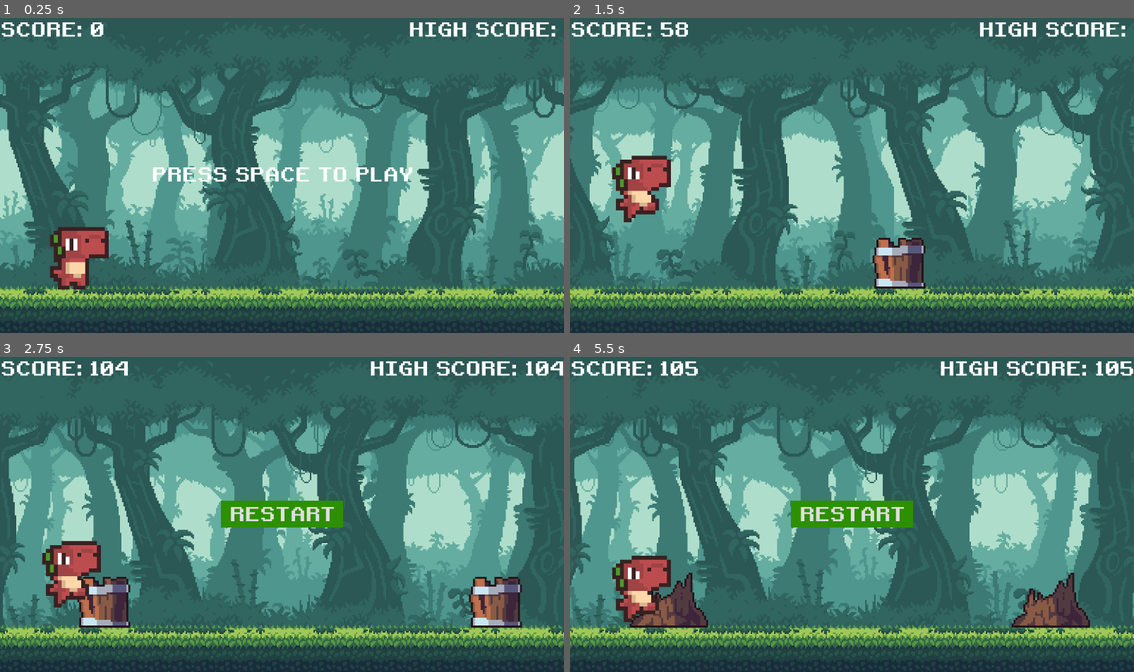
Above: before the commit, frames 1-4 (two rows, left to right).
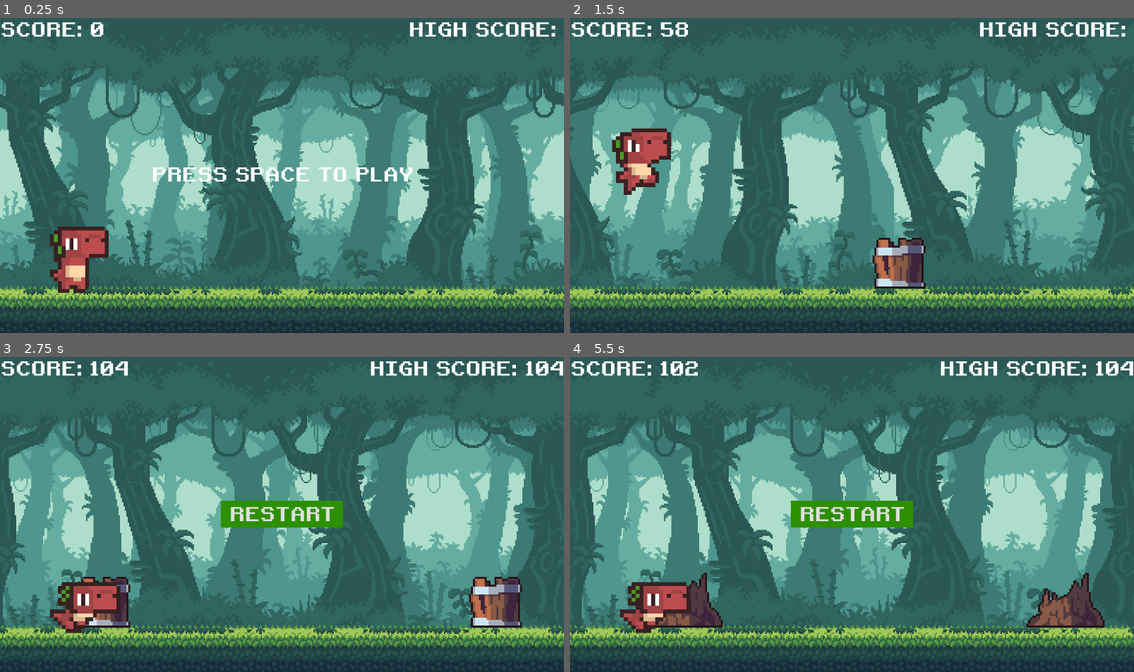
Above: after the commit, the same moments.

Repository: teachermanjeff/redplatformer2025
Game: Godot game, scene res://scenes/main.tscn
Two runs of this game, one before a commit and one after it. Both use one fixed random seed, a clock stepped at 60 frames per second and the inputs below.
Inputs:
- Up to frame 1 (0.25 s): no input
- Up to frame 2 (1.5 s): tap Space (jump, bound only after the commit) at 0.5, 0.77, 0.8, 1.07, 1.35 s; hold Enter (ui_accept) 0.53-1.28 s
- Up to frame 3 (2.75 s): tap Space (jump, bound only after the commit) at 1.52, 1.82, 2.3 s; tap Enter (ui_accept) at 1.55 s; hold Down (ui_down) from 2.03 s (still down); hold Enter (ui_accept) from 2.03 s (still down)
- Up to frame 4 (5.5 s): release Down (ui_down) at 2.75 s; release Enter (ui_accept) at 2.75 s; click "RESTART" at 2.75 s; tap Space (jump, bound only after the commit) at 3.5, 3.77, 4.07, 5.27 s; tap Enter (ui_accept) at 3.6, 5.1 s; hold Space (jump, bound only after the commit) 4.28-5.03 s; hold Down (ui_down) from 5.03 s (still down)

The runs differ from the first frame. In frame 1, 0.4% of the frame differs, in the area x 8-20%, y 66-88%; in frame 2, 2.3%; in frame 3, 2.6%; in frame 4, 27%, in the area x 0-100%, y 1-93%.

Commit message:
read one from before

Diff:
--- a/project.godot
+++ b/project.godot
@@ -12,5 +12,17 @@
 
 config/name="dino_run_tut"
 run/main_scene="res://scenes/main.tscn"
-config/features=PackedStringArray("4.1", "Forward Plus")
+config/features=PackedStringArray("4.4", "Forward Plus")
 config/icon="res://icon.svg"
+
+[input]
+
+jump={
+"deadzone": 0.2,
+"events": [Object(InputEventKey,"resource_local_to_scene":false,"resource_name":"","device":0,"window_id":0,"alt_pressed":false,"shift_pressed":false,"ctrl_pressed":false,"meta_pressed":false,"pressed":false,"keycode":0,"physical_keycode":32,"key_label":0,"unicode":0,"location":0,"echo":false,"script":null)
+]
+}
+
+[input_devices]
+
+pointing/emulate_touch_from_mouse=true
--- a/scenes/barrel.tscn
+++ b/scenes/barrel.tscn
@@ -1,9 +1,9 @@
 [gd_scene load_steps=3 format=3 uid="uid://c65cw8m63e11s"]
 
-[ext_resource type="Texture2D" uid="uid://c2na8iq62xim6" path="res://assets/img/obstacles/barrel.png" id="1_4t56u"]
+[ext_resource type="Texture2D" uid="uid://c2na8iq62xim6" path="res://assets/imgs/obstacles/barrel.png" id="1_4t56u"]
 
 [sub_resource type="RectangleShape2D" id="RectangleShape2D_4q30l"]
-size = Vector2(108, 104)
+size = Vector2(99, 104)
 
 [node name="Barrel" type="Area2D"]
 
@@ -13,4 +13,5 @@
 texture = ExtResource("1_4t56u")
 
 [node name="CollisionShape2D" type="CollisionShape2D" parent="."]
+position = Vector2(-4.5, 0)
 shape = SubResource("RectangleShape2D_4q30l")
--- a/scenes/bg.tscn
+++ b/scenes/bg.tscn
@@ -1,10 +1,10 @@
 [gd_scene load_steps=6 format=3 uid="uid://bpkphu8qj137m"]
 
-[ext_resource type="Texture2D" uid="uid://cysa04ywr7oi3" path="res://assets/img/background/plx-1.png" id="1_5v8qh"]
-[ext_resource type="Texture2D" uid="uid://bs8dvkk1vgt5h" path="res://assets/img/background/plx-2.png" id="2_3jfie"]
-[ext_resource type="Texture2D" uid="uid://dt8hsfog1mjyq" path="res://assets/img/background/plx-3.png" id="3_fpq7s"]
-[ext_resource type="Texture2D" uid="uid://c2y3w4ij2n3sa" path="res://assets/img/background/plx-4.png" id="4_3lhbs"]
-[ext_resource type="Texture2D" uid="uid://c4rlb0tycrggt" path="res://assets/img/background/plx-5.png" id="5_xlcew"]
+[ext_resource type="Texture2D" uid="uid://cysa04ywr7oi3" path="res://assets/imgs/background/plx-1.png" id="1_5v8qh"]
+[ext_resource type="Texture2D" uid="uid://bs8dvkk1vgt5h" path="res://assets/imgs/background/plx-2.png" id="2_3jfie"]
+[ext_resource type="Texture2D" uid="uid://dt8hsfog1mjyq" path="res://assets/imgs/background/plx-3.png" id="3_fpq7s"]
+[ext_resource type="Texture2D" uid="uid://c2y3w4ij2n3sa" path="res://assets/imgs/background/plx-4.png" id="4_3lhbs"]
+[ext_resource type="Texture2D" uid="uid://c4rlb0tycrggt" path="res://assets/imgs/background/plx-5.png" id="5_xlcew"]
 
 [node name="Bg" type="ParallaxBackground"]
 
--- a/scenes/bird.gd
+++ b/scenes/bird.gd
@@ -8,4 +8,4 @@
 
 # Called every frame. 'delta' is the elapsed time since the previous frame.
 func _process(delta):
-	position.x -= get_parent().speed / 2
+	position.x -= get_parent().speed / 2.4
--- a/scenes/bird.tscn
+++ b/scenes/bird.tscn
@@ -1,6 +1,6 @@
 [gd_scene load_steps=10 format=3 uid="uid://crugqy7j4jt4a"]
 
-[ext_resource type="Texture2D" uid="uid://dyasm1fruq87r" path="res://assets/img/obstacles/Bird.png" id="1_rxtif"]
+[ext_resource type="Texture2D" uid="uid://dyasm1fruq87r" path="res://assets/imgs/obstacles/Bird.png" id="1_rxtif"]
 [ext_resource type="Script" path="res://scenes/bird.gd" id="1_sru60"]
 
 [sub_resource type="AtlasTexture" id="AtlasTexture_3nmc2"]
@@ -57,9 +57,9 @@
 autoplay = "flying"
 
 [node name="CollisionShape2D" type="CollisionShape2D" parent="."]
-position = Vector2(-38.5, 2.5)
+position = Vector2(-40, -10)
 shape = SubResource("RectangleShape2D_fqt42")
 
 [node name="CollisionShape2D2" type="CollisionShape2D" parent="."]
-position = Vector2(15, 0)
+position = Vector2(16, -20)
 shape = SubResource("CapsuleShape2D_s8m3f")
--- a/scenes/dino.gd
+++ b/scenes/dino.gd
@@ -1,6 +1,6 @@
 extends CharacterBody2D
 
-const GRAVITY : int = 4200
+const GRAVITY : int = 5000
 const JUMP_SPEED : int = -1800
 
 # Called every frame. 'delta' is the elapsed time since the previous frame.
@@ -11,7 +11,7 @@
 			$AnimatedSprite2D.play("idle")
 		else:
 			$RunCol.disabled = false
-			if Input.is_action_pressed("ui_accept"):
+			if Input.is_action_pressed("jump"):
 				velocity.y = JUMP_SPEED
 				#$JumpSound.play()
 			elif Input.is_action_pressed("ui_down"):
--- a/scenes/dino.tscn
+++ b/scenes/dino.tscn
@@ -1,7 +1,7 @@
 [gd_scene load_steps=24 format=3 uid="uid://bhtein0chknfn"]
 
-[ext_resource type="Texture2D" uid="uid://c525jycvvecyd" path="res://assets/img/mort.png" id="1_0g0lj"]
-[ext_resource type="Script" path="res://scenes/dino.gd" id="1_1stpw"]
+[ext_resource type="Texture2D" uid="uid://c525jycvvecyd" path="res://assets/imgs/mort.png" id="1_0g0lj"]
+[ext_resource type="Script" uid="uid://bh8x165i5lie4" path="res://scenes/dino.gd" id="1_1stpw"]
 [ext_resource type="AudioStream" uid="uid://dscpg6m666dta" path="res://assets/sound/jump.wav" id="2_60go1"]
 
 [sub_resource type="AtlasTexture" id="AtlasTexture_yd527"]
@@ -147,10 +147,10 @@
 }]
 
 [sub_resource type="RectangleShape2D" id="RectangleShape2D_whux2"]
-size = Vector2(10, 16)
+size = Vector2(9.75, 13.875)
 
 [sub_resource type="RectangleShape2D" id="RectangleShape2D_t1b5m"]
-size = Vector2(10, 14)
+size = Vector2(7.625, 10.875)
 
 [node name="Dino" type="CharacterBody2D"]
 z_index = 1
@@ -164,11 +164,11 @@
 autoplay = "idle"
 
 [node name="RunCol" type="CollisionShape2D" parent="."]
-position = Vector2(-1, 0)
+position = Vector2(0.125, 0.1875)
 shape = SubResource("RectangleShape2D_whux2")
 
 [node name="DuckCol" type="CollisionShape2D" parent="."]
-position = Vector2(-1, 1)
+position = Vector2(0.0625, -0.5625)
 shape = SubResource("RectangleShape2D_t1b5m")
 
 [node name="JumpSound" type="AudioStreamPlayer" parent="."]
--- a/scenes/ground.tscn
+++ b/scenes/ground.tscn
@@ -1,6 +1,6 @@
 [gd_scene load_steps=3 format=3 uid="uid://b5pwnh1tmyrnl"]
 
-[ext_resource type="Texture2D" uid="uid://c1oqrqxusukd2" path="res://assets/img/background/ground.png" id="1_achns"]
+[ext_resource type="Texture2D" uid="uid://c1oqrqxusukd2" path="res://assets/imgs/background/ground.png" id="1_achns"]
 
 [sub_resource type="RectangleShape2D" id="RectangleShape2D_te2nw"]
 size = Vector2(2304, 97)
--- a/scenes/main.gd
+++ b/scenes/main.gd
@@ -25,6 +25,7 @@
 var ground_height : int
 var game_running : bool
 var last_obs
+
 
 # Called when the node enters the scene tree for the first time.
 func _ready():
@@ -126,6 +127,7 @@
 	if body.name == "Dino":
 		game_over()
 
+
 func show_score():
 	$HUD.get_node("ScoreLabel").text = "SCORE: " + str(score / SCORE_MODIFIER)
 
@@ -134,10 +136,15 @@
 		high_score = score
 		$HUD.get_node("HighScoreLabel").text = "HIGH SCORE: " + str(high_score / SCORE_MODIFIER)
 
+func change_map():
+	if score > 250:
+		get_tree().change_scene_to_file("res://scenes/lvl1.tscn")
+
 func adjust_difficulty():
 	difficulty = score / SPEED_MODIFIER
 	if difficulty > MAX_DIFFICULTY:
 		difficulty = MAX_DIFFICULTY
+
 
 func game_over():
 	check_high_score()
--- a/scenes/main.tscn
+++ b/scenes/main.tscn
@@ -1,11 +1,14 @@
-[gd_scene load_steps=7 format=3 uid="uid://bju4jxwr7a0pg"]
+[gd_scene load_steps=8 format=3 uid="uid://bju4jxwr7a0pg"]
 
-[ext_resource type="Script" path="res://scenes/main.gd" id="1_d36gk"]
+[ext_resource type="Script" uid="uid://cqkhrg042ce2f" path="res://scenes/main.gd" id="1_d36gk"]
 [ext_resource type="PackedScene" uid="uid://bpkphu8qj137m" path="res://scenes/bg.tscn" id="1_qy3kl"]
 [ext_resource type="PackedScene" uid="uid://b5pwnh1tmyrnl" path="res://scenes/ground.tscn" id="2_qu4oq"]
 [ext_resource type="PackedScene" uid="uid://bhtein0chknfn" path="res://scenes/dino.tscn" id="3_l41lx"]
 [ext_resource type="PackedScene" uid="uid://lyf4a3sklk1o" path="res://scenes/hud.tscn" id="5_cgpie"]
 [ext_resource type="PackedScene" uid="uid://lotwuige1aee" path="res://scenes/game_over.tscn" id="6_6n2u1"]
+
+[sub_resource type="RectangleShape2D" id="RectangleShape2D_tefeu"]
+size = Vector2(9e+08, 900)
 
 [node name="Main" type="Node"]
 script = ExtResource("1_d36gk")
@@ -24,3 +27,8 @@
 
 [node name="GameOver" parent="." instance=ExtResource("6_6n2u1")]
 process_mode = 2
+
+[node name="jump botton" type="TouchScreenButton" parent="."]
+position = Vector2(46832, 338)
+shape = SubResource("RectangleShape2D_tefeu")
+action = "jump"
Renamed: assets/img/background/ground.png -> assets/imgs/background/ground.png
Not shown, changed: assets/imgs/background/ground.png.import
Renamed: assets/img/background/plx-1.png -> assets/imgs/background/plx-1.png
Not shown, changed: assets/imgs/background/plx-1.png.import
Renamed: assets/img/background/plx-2.png -> assets/imgs/background/plx-2.png
Not shown, changed: assets/imgs/background/plx-2.png.import
Renamed: assets/img/background/plx-3.png -> assets/imgs/background/plx-3.png
Not shown, changed: assets/imgs/background/plx-3.png.import
Renamed: assets/img/background/plx-4.png -> assets/imgs/background/plx-4.png
Not shown, changed: assets/imgs/background/plx-4.png.import
Renamed: assets/img/background/plx-5.png -> assets/imgs/background/plx-5.png
Not shown, changed: assets/imgs/background/plx-5.png.import
(and 14 more such lines)
